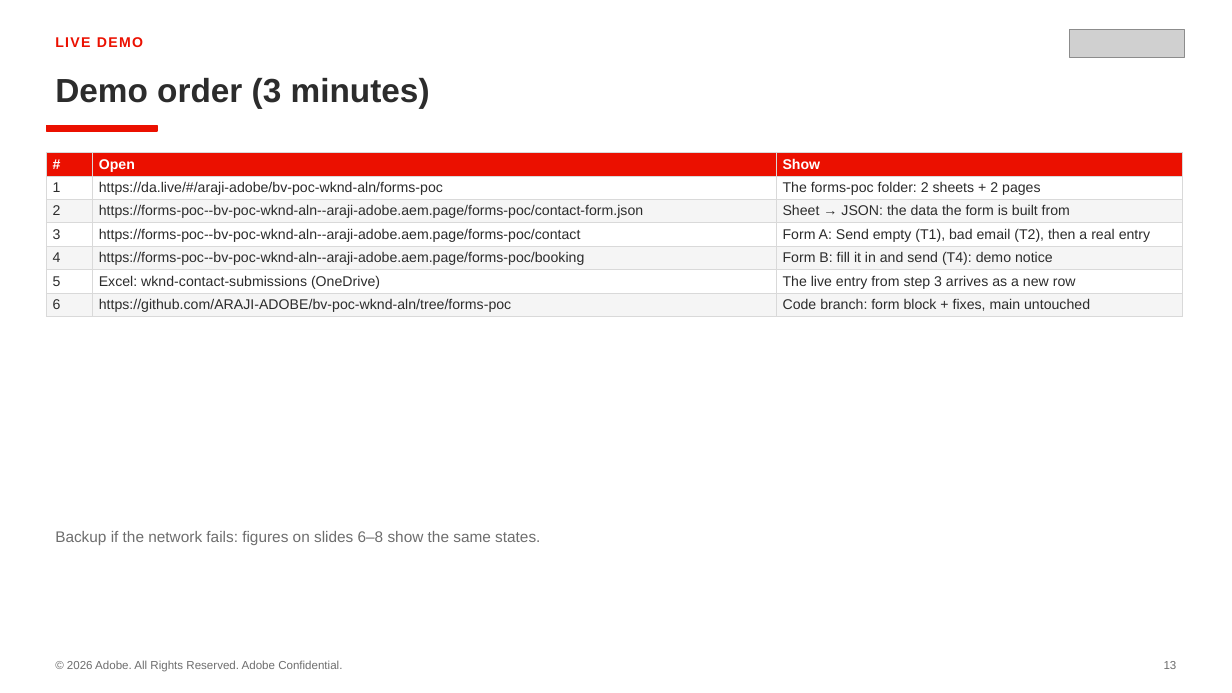
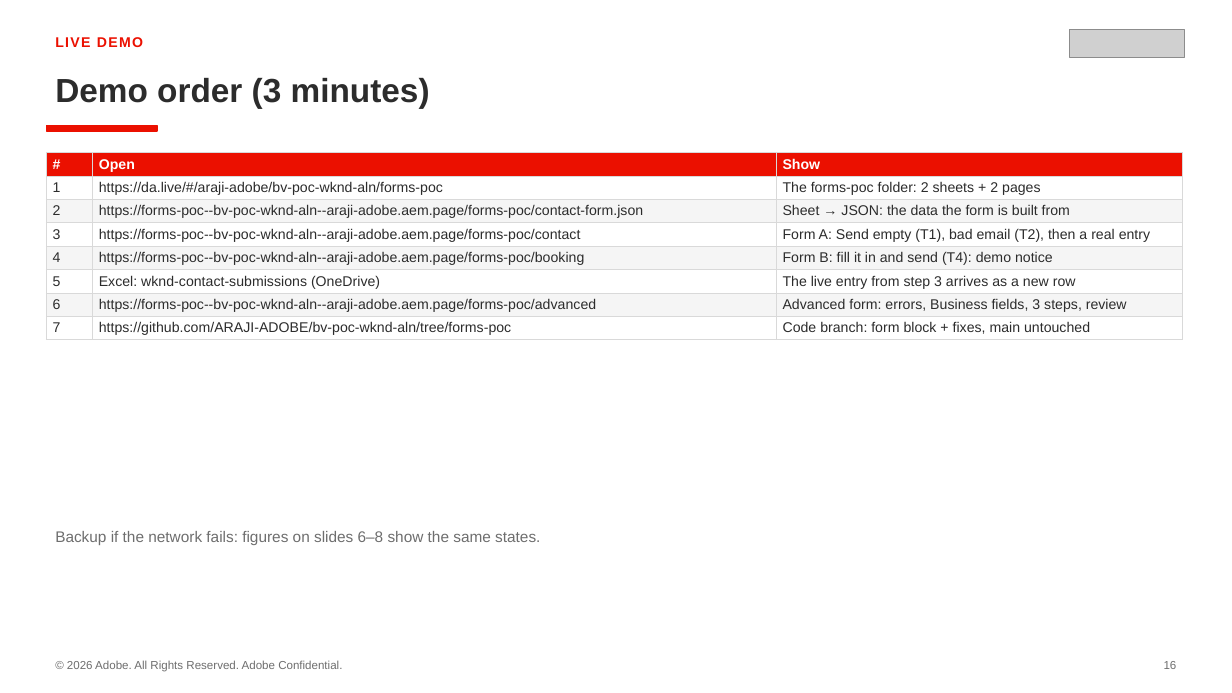
Before and after one commit to ARAJI-ADOBE/bv-poc-wknd-aln, a slide deck: slide 16 of testing/forms/Forms-POC-DA-vs-Ema.pptx (slide 13 before the commit). Drawn at 1232x693 pixels with LibreOffice and Linux fonts; fonts in the diff are those of the drawing; grey boxes stand for pictures. Boxes give left, top, right and bottom in pixels: in the first picture for what was removed or moved away, otherwise in the second. Text is boxed around its words. In the diff, an @@ line names an element or a change of style, - is before the commit and + after.

```diff
--- a/testing/forms/Forms-POC-DA-vs-Ema.pptx
+++ b/testing/forms/Forms-POC-DA-vs-Ema.pptx
@@ table at bbox=[46, 152, 1183, 339] @@
-row 7: 6 | https://github.com/ARAJI-ADOBE/bv-poc-wknd-aln/tree/forms-poc | Code branch: form block + fixes, main untouched
+row 7: 6 | https://forms-poc--bv-poc-wknd-aln--araji-adobe.aem.page/forms-poc/advanced | Advanced form: errors, Business fields, 3 steps, review
+row 8: 7 | https://github.com/ARAJI-ADOBE/bv-poc-wknd-aln/tree/forms-poc | Code branch: form block + fixes, main untouched
@@ text at bbox=[1164, 661, 1177, 669]: text changed @@
-13
+16
```
Also in this commit, not shown: 3 other slides changed, 3 slides added, 10 other files.
